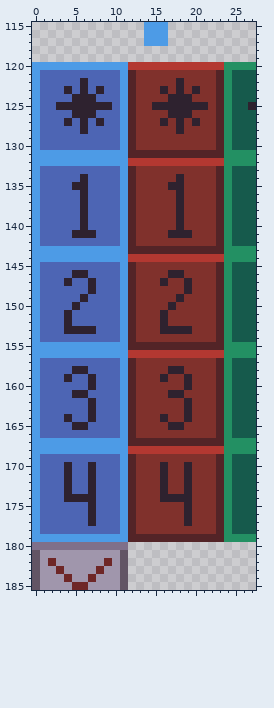
A pixel-art file gets an edit: games/Phaser-Snake-Game/public/assets/Tiled/tileSheetx24.aseprite. The picture above is the old version.
384x384 pixels, 1 frame. Pixels under 10% opacity are left out. Shown: x 0..27, y 115..185. The commit also changed other parts of the picture, which this record leaves out.
The result:
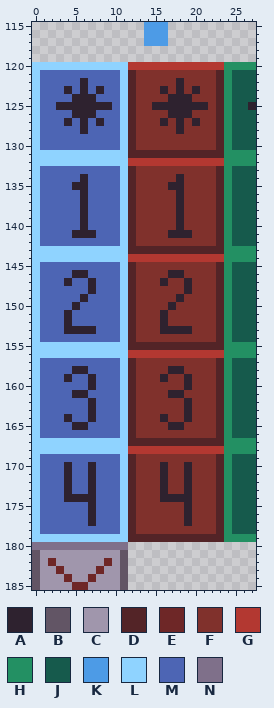
Palette (. is transparent): A #2e222f  B #625565  C #a096ac  D #532427  E #6e2727  F #80312c  G #b33831  H #239063  J #165a4c  K #4d9be6  L #8fd3ff  M #4d65b4  N #7f708a
Changes in this commit:
Layer "Layer":
The author changed colour K to colour L in row 120 at x 0 to 11; in rows 121 to 130 at x 0 and 11; in rows 131 to 132 at x 0 to 11; in rows 133 to 142 at x 0 and 11; in rows 143 to 144 at x 0 to 11; in rows 145 to 154 at x 0 and 11.
The author changed colour K to colour L in rows 155 to 156 at x 0 to 11; in rows 157 to 166 at x 0 and 11; in rows 167 to 168 at x 0 to 11; in rows 169 to 178 at x 0 and 11; in row 179 at x 0 to 11.
Changed places in both pictures, as pixel boxes (x1, y1, x2, y2):
changed: (32, 62, 128, 542)
